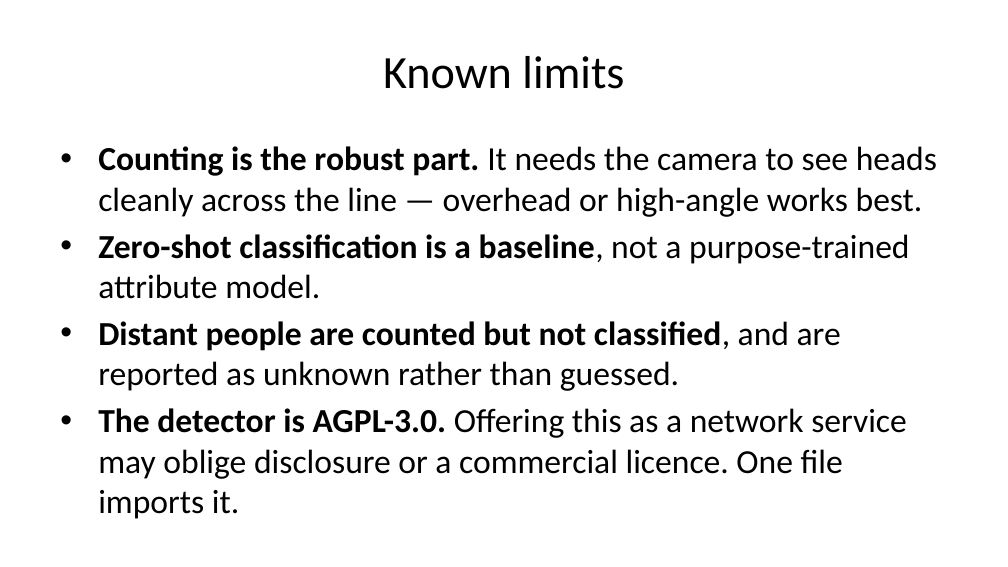
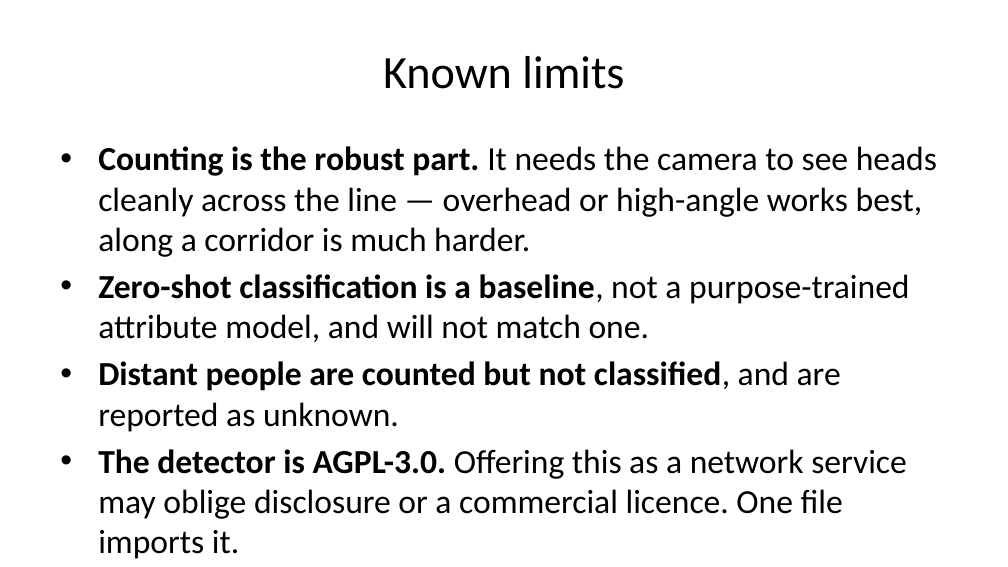
Before and after one commit to felixyustian/visitor-counting-console, a slide deck: slide 29 of docs/Visitor-Counting-Console-Deck.pptx (slide 16 before the commit). Drawn at 1008x567 pixels with LibreOffice and Linux fonts; fonts in the diff are those of the drawing. Boxes give left, top, right and bottom in pixels: in the first picture for what was removed or moved away, otherwise in the second. Text is boxed around its words. In the diff, an @@ line names an element or a change of style, - is before the commit and + after.

```diff
--- a/docs/Visitor-Counting-Console-Deck.pptx
+++ b/docs/Visitor-Counting-Console-Deck.pptx
@@ text at (x1=98, y1=146, x2=937, y2=432): text changed @@
-• Counting is the robust part. It needs the camera to see heads cleanly across the line — overhead or high-angle works best.
-• Zero-shot classification is a baseline, not a purpose-trained attribute model.
-• Distant people are counted but not classified, and are reported as unknown rather than guessed.
+• Counting is the robust part. It needs the camera to see heads cleanly across the line — overhead or high-angle works best, along a corridor is much harder.
+• Zero-shot classification is a baseline, not a purpose-trained attribute model, and will not match one.
+• Distant people are counted but not classified, and are reported as unknown.
```
Also in this commit, not shown: 11 other slides changed, 14 slides added, 1 slide removed, 17 other files.
